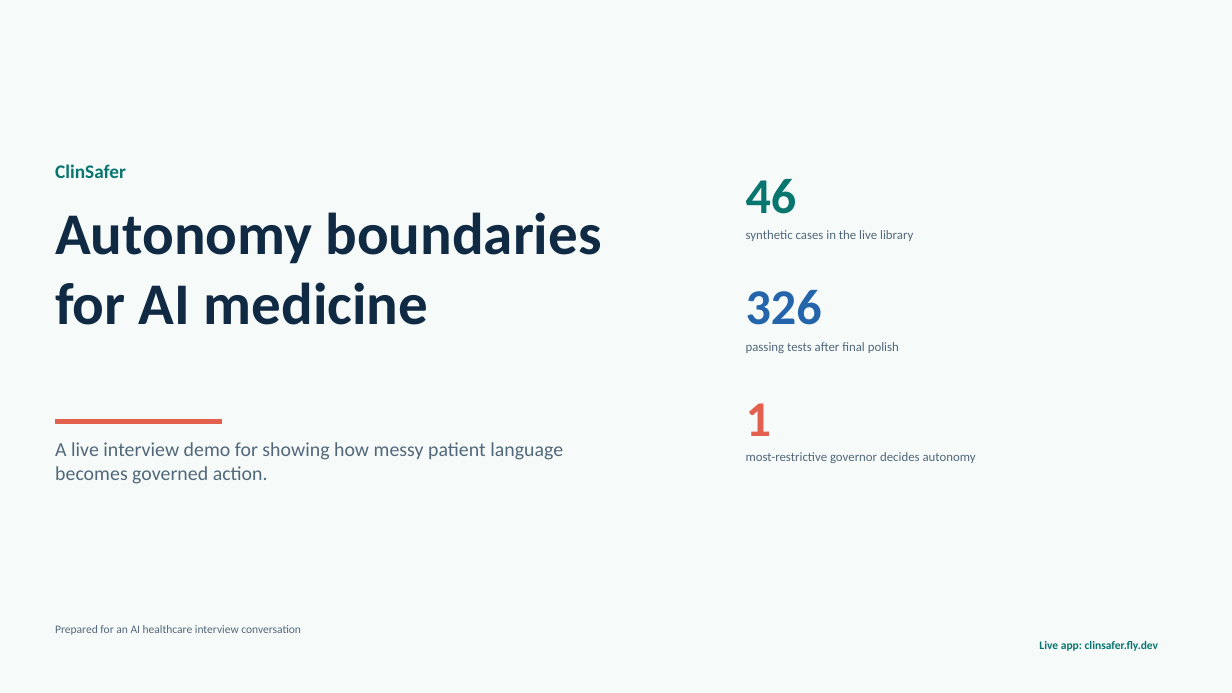
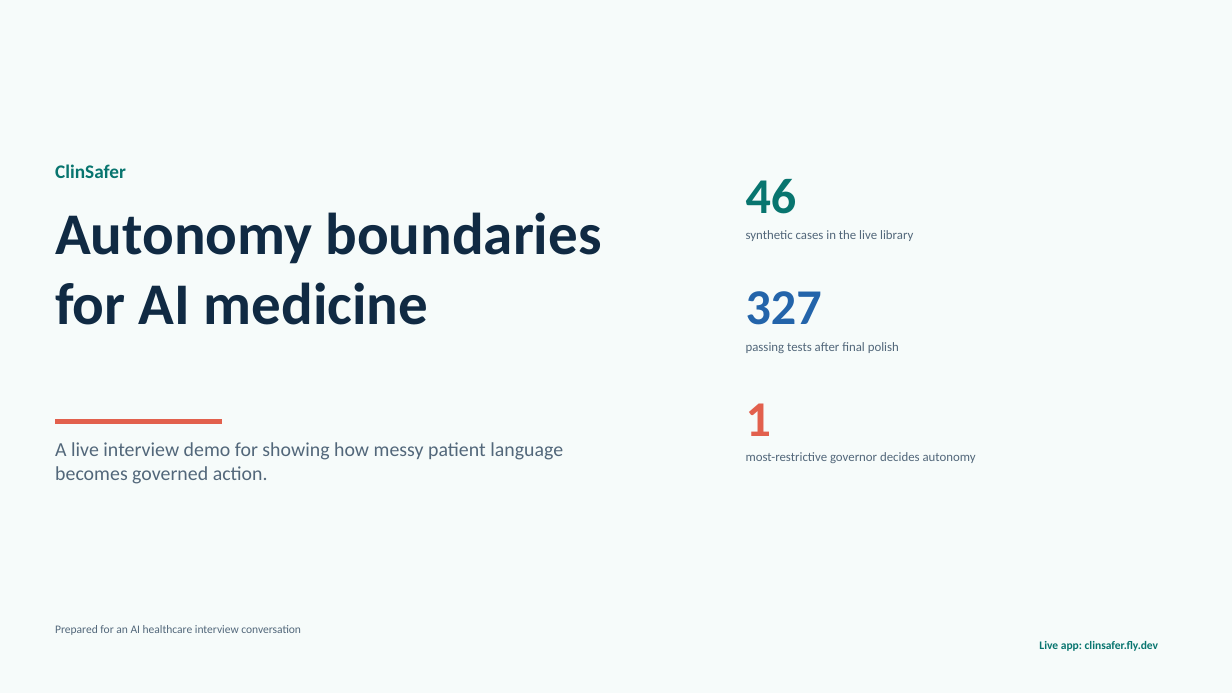
Before and after one commit to deesatzed/ClinSafer, a slide deck: slide 1 of decks/clinsafer-interview-demo/output/output.pptx. Drawn at 1232x693 pixels with LibreOffice and Linux fonts; fonts in the diff are those of the drawing. Boxes give left, top, right and bottom in pixels: in the first picture for what was removed or moved away, otherwise in the second. Text is boxed around its words. In the diff, an @@ line names an element or a change of style, - is before the commit and + after.

```diff
--- a/decks/clinsafer-interview-demo/output/output.pptx
+++ b/decks/clinsafer-interview-demo/output/output.pptx
@@ text at (x1=746, y1=291, x2=822, y2=325): text changed @@
-326
+327
```
Also in this commit, not shown: 2 other slides changed, 7 other files.
